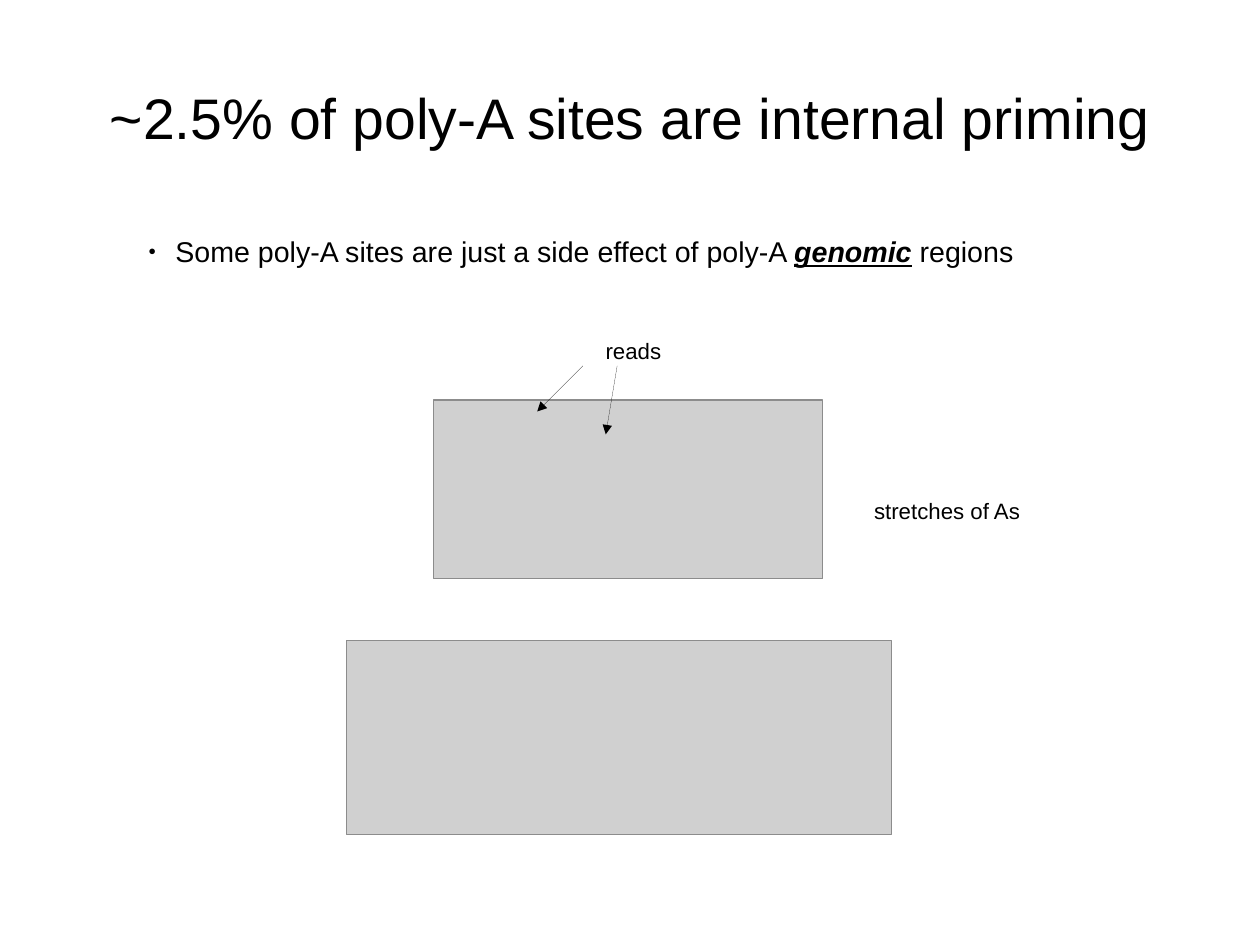
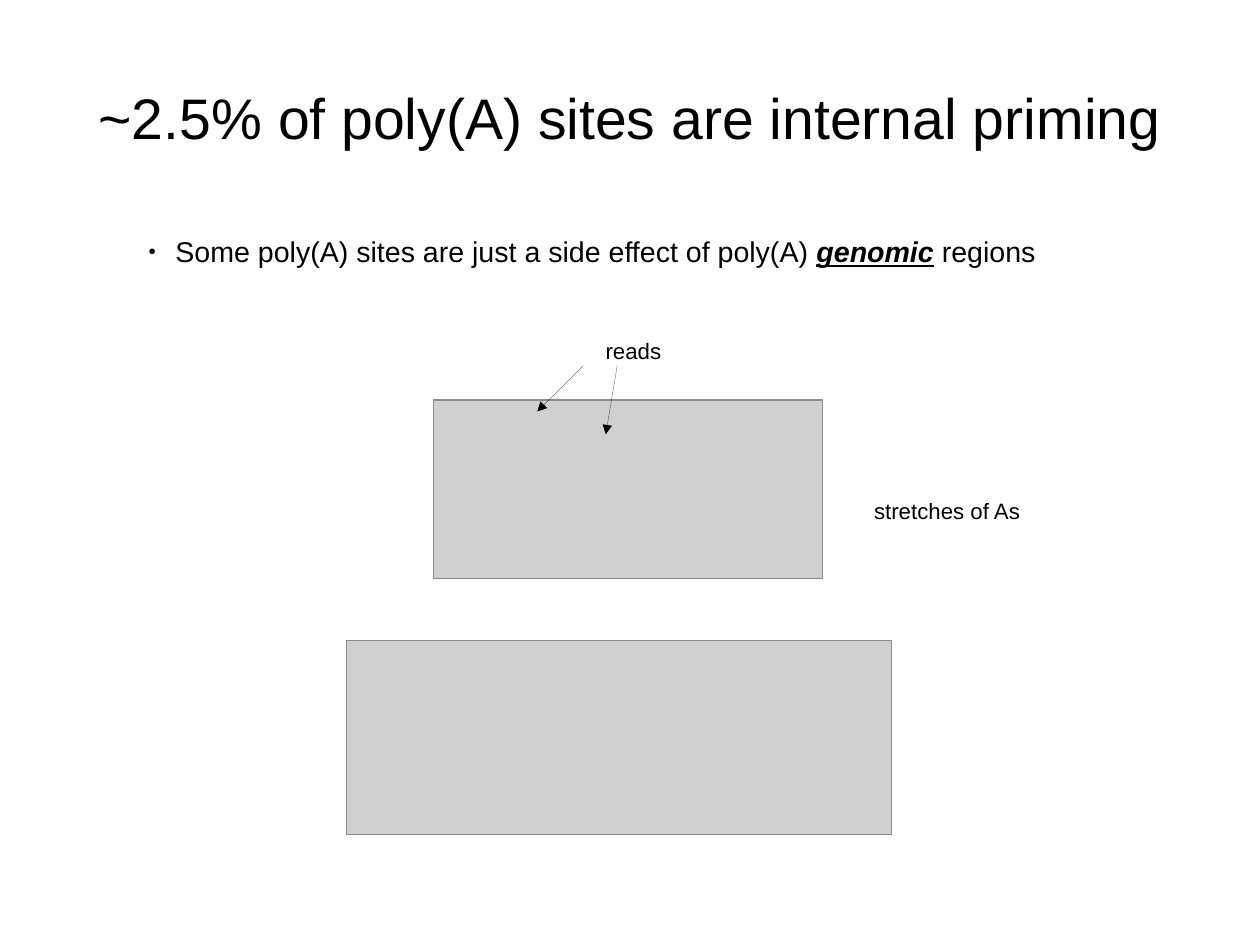
Before and after one commit to wilkinsonlab/m-oryzae-polya, a slide deck: slide 4 of doc/oryzae_presentation.odp. Drawn at 1260x945 pixels with LibreOffice and Linux fonts; fonts in the diff are those of the drawing; grey boxes stand for pictures. Boxes give left, top, right and bottom in pixels: in the first picture for what was removed or moved away, otherwise in the second. Text is boxed around its words. In the diff, an @@ line names an element or a change of style, - is before the commit and + after.

```diff
--- a/doc/oryzae_presentation.odp
+++ b/doc/oryzae_presentation.odp
@@ title at bbox=[99, 97, 1160, 150]: text changed @@
-~2.5% of poly-A sites are internal priming
+~2.5% of poly(A) sites are internal priming
@@ text at bbox=[175, 241, 1036, 268]: text changed @@
-● Some poly-A sites are just a side effect of poly-A genomic regions
+● Some poly(A) sites are just a side effect of poly(A) genomic regions
```
Also in this commit, not shown: 30 other slides changed, 3 slides added, 3 other files.
